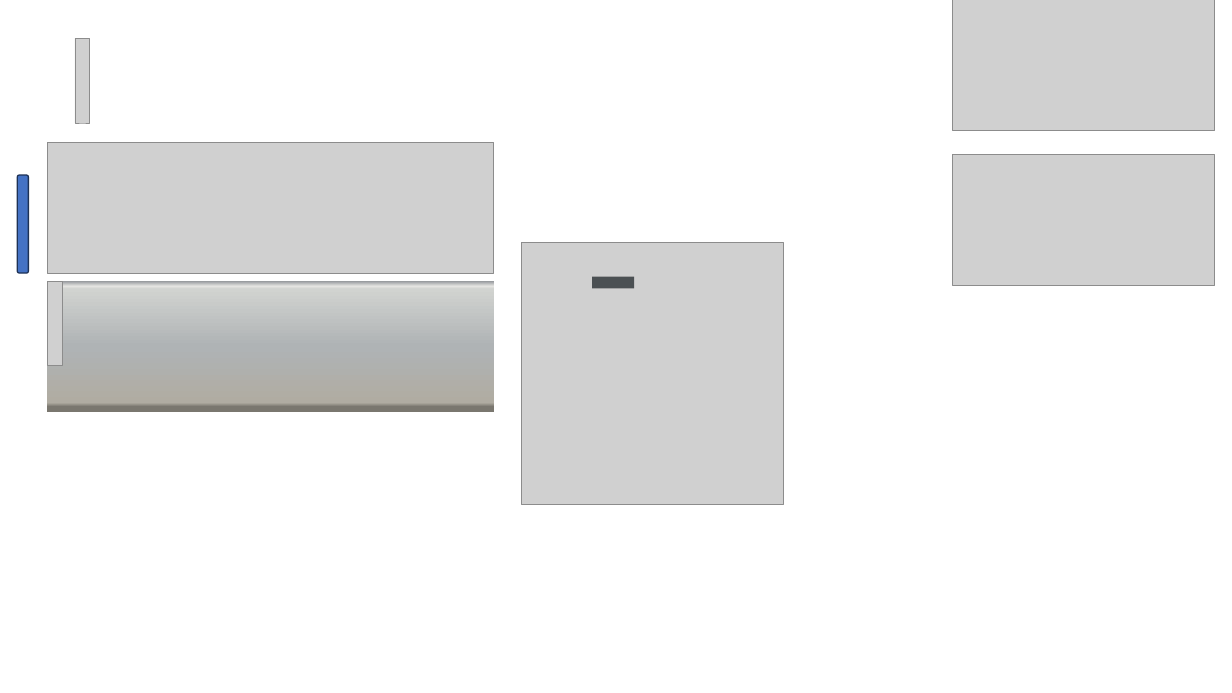
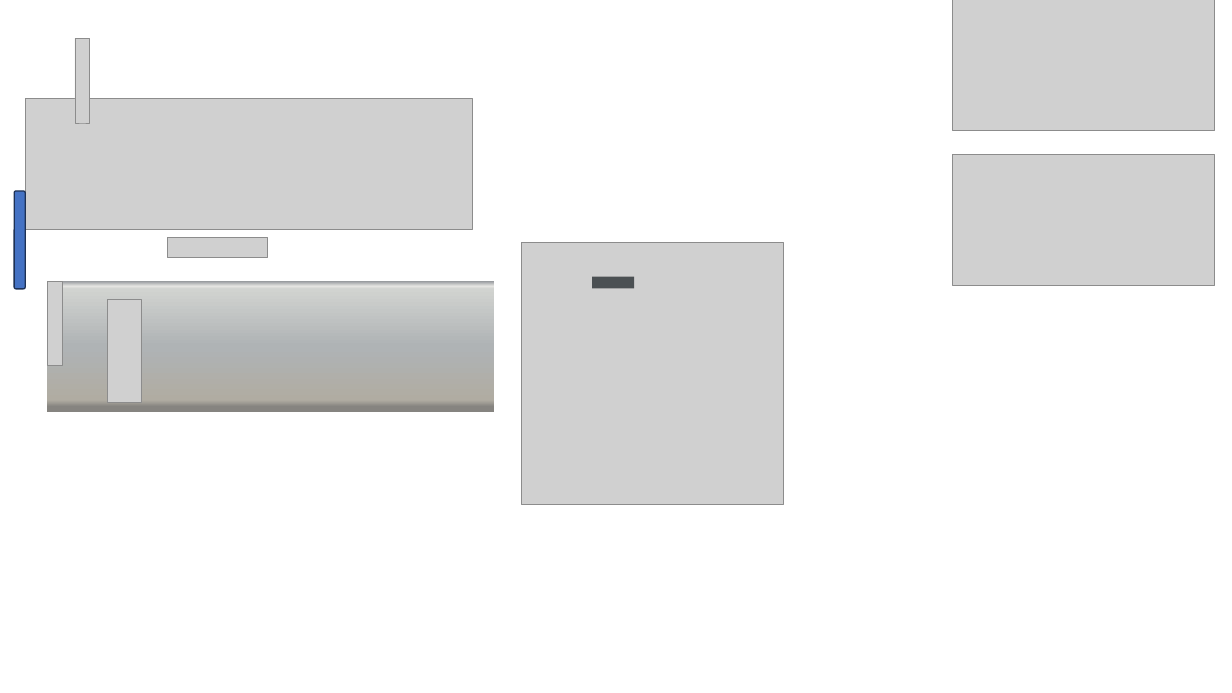
Before and after one commit to cydiawaltz/BveHibiya2, a slide deck: slide 1 of モデリング/車両/03/03.pptx. Drawn at 1232x693 pixels with LibreOffice and Linux fonts; fonts in the diff are those of the drawing; grey boxes stand for pictures; background and template pictures are left out. Boxes give left, top, right and bottom in pixels: in the first picture for what was removed or moved away, otherwise in the second. Text is boxed around its words. In the diff, an @@ line names an element or a change of style, - is before the commit and + after.

```diff
--- a/モデリング/車両/03/03.pptx
+++ b/モデリング/車両/03/03.pptx
@@ picture: place and size @@
-picture at <box>47,142,494,274</box>
+picture at <box>25,99,472,230</box>
@@ rounded rectangle: place and size @@
-rounded rectangle at <box>18,176,29,274</box>
+rounded rectangle at <box>14,191,25,289</box>
@@ picture added at <box>167,238,267,258</box> @@
@@ rectangle at <box>47,281,494,412</box>: fill gradient #93969A to #E4E4E1 to #D1D3D0 to #AFB3B5 to #B0ACA2 to #7A776F to gradient #93969A to #E4E4E1 to #D1D3D0 to #AFB3B5 to #B0ACA2 to #868480 @@
@@ picture added at <box>108,299,142,403</box> @@
```
